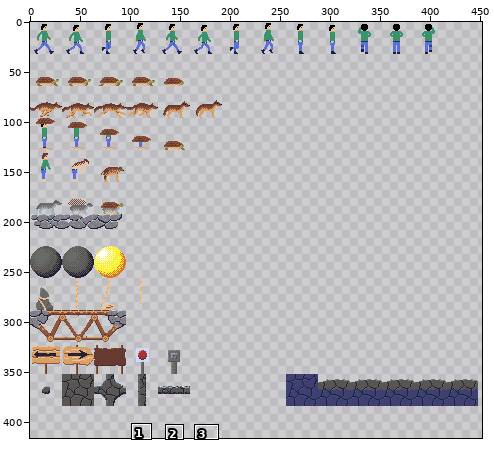
Sprite sheet -- android/assets/img/spritesheet.png. The picture above shows the old version from afar; the outline marks the close-up.
Close-up. Before the edit:
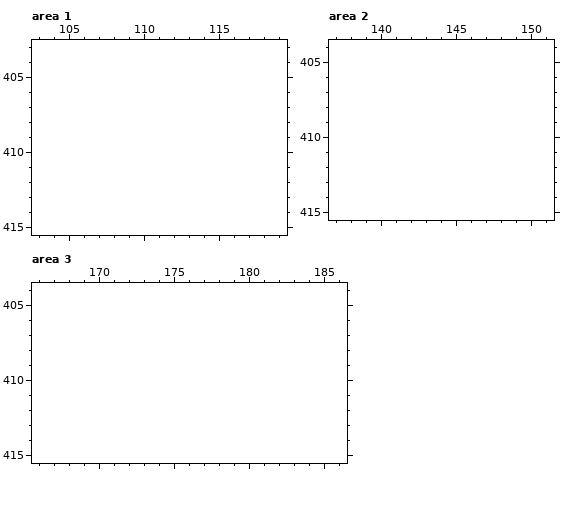
The file is 512x384 pixels. Shown: area 1: x 103..119, y 403..415; area 2: x 137..151, y 404..415; area 3: x 166..186, y 404..415. The old version is drawn lined up with the new one, on the new canvas. The wide view leaves out empty margins. The commit also changed other parts of the picture, which this record leaves out.
After:
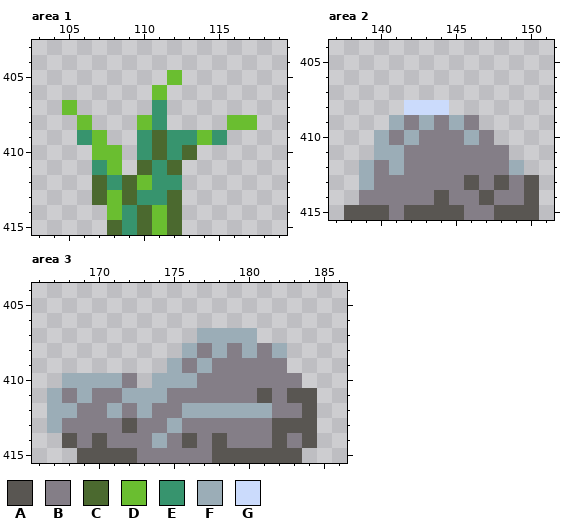
Palette (. is transparent): A #595652  B #847e87  C #4b692f  D #6abe30  E #37946e  F #9badb7  G #cbdbfc
Diff:
canvas 512x384 -> 512x416
Area 1:
y 405: x 112 . -> D
y 406: x 111 . -> D
y 407: x 105 . -> D; x 111 . -> E
y 408: x 106 . -> D; x 110..111 .. -> DE; x 116..117 .. -> DD
y 409: x 106..107 .. -> ED; x 110..115 ...... -> ECEEDE
y 410: x 107..108 .. -> DD; x 110..113 .... -> ECEC
y 411: x 107..108 .. -> ED; x 110..112 ... -> CEC
y 412: x 107..112 ...... -> CECDEE
y 413: x 107..112 ...... -> CDCEEC
y 414: x 108..112 ..... -> DECDC
y 415: x 108..112 ..... -> CECDC
Area 2:
y 408: x 142..144 ... -> GGG
y 409: x 141..146 ...... -> FBFBFB
y 410: x 140..147 ........ -> FBFBBBFB
y 411: x 140..148 ......... -> FFBBBBBBB
y 412: x 139..149 ........... -> FBFBBBBBBBF
y 413: x 139..150 ............ -> FBBBBBBABABA
y 414: x 139..150 ............ -> BBBBBABBABBA
y 415: x 138..150 ............. -> AAABAAAABBAAA
Area 3:
y 407: x 177..180 .... -> FFFF
y 408: x 176..182 ....... -> FBFBFBF
y 409: x 175..182 ........ -> FBFBBBBB
y 410: x 168..172 ..... -> FFFFB; x 174..183 .......... -> FFFBBBBBBB
y 411: x 167..184 .................. -> FBFBBFFFBBBBBBABAA
y 412: x 167..184 .................. -> FFBBFBFBBFFFFFFBBA
y 413: x 167..184 .................. -> FBBBBABBFBBBBBBAAA
y 414: x 168..184 ................. -> ABABBBFBABABBBABA
y 415: x 169..183 ............... -> AAAABBBBBAAAAAA
Pixel boxes of the changes (left, top, right, bottom) in both close-ups:
added: (62, 70, 257, 235)
added: (344, 100, 539, 220)
added: (47, 328, 317, 463)
